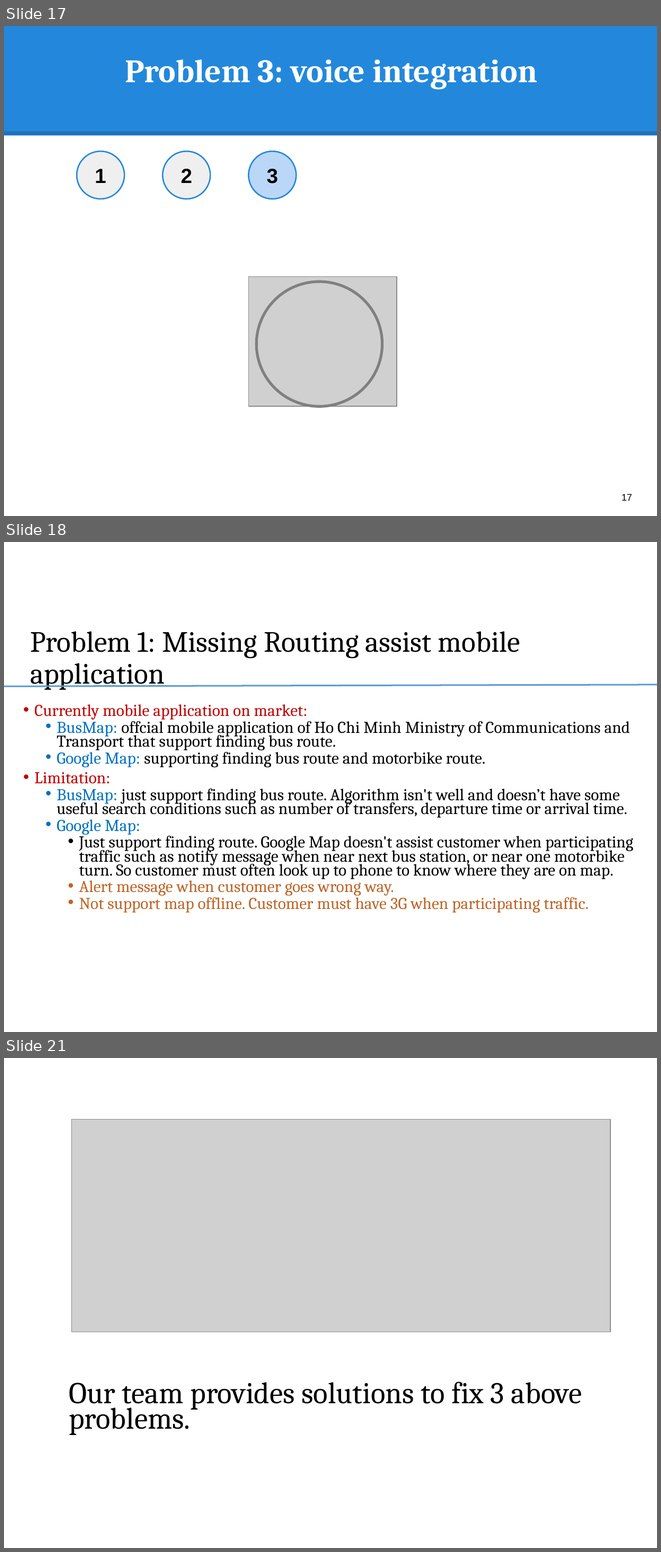
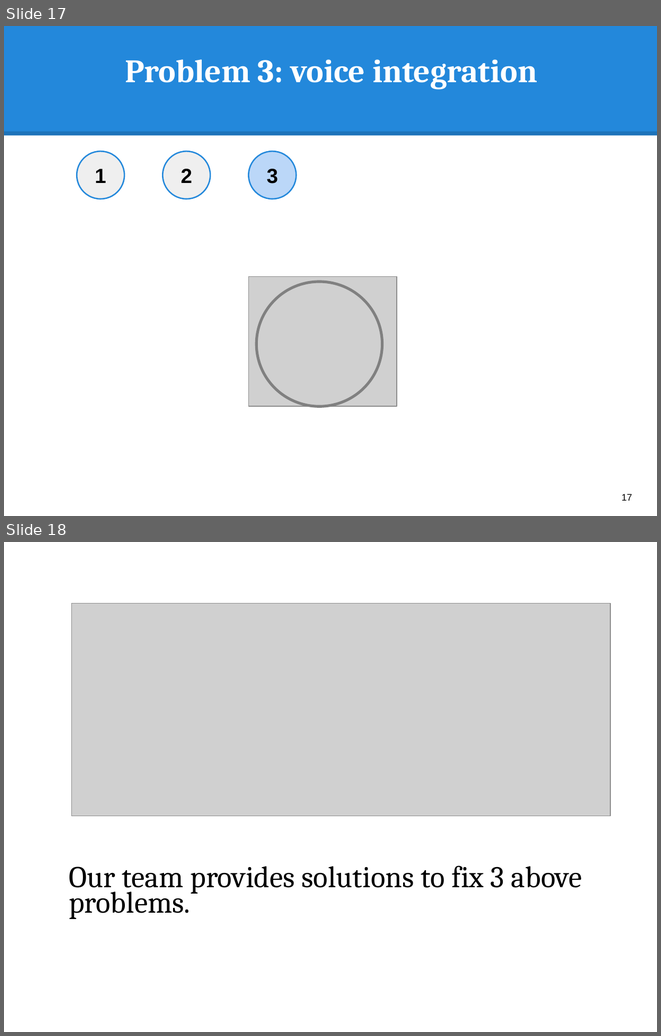
Before and after one commit to hqt/street-router, a slide deck: Document/presentation/full presentation.pptx. Shown one above the other, each under a label of ours: slides 17, 18 and 21 before the commit, slides 17 and 18 after it; the slides between them are not shown. The pictures are 661x1552 and 661x1036 pixels, drawn with LibreOffice and Linux fonts; fonts in the diff are those of the drawing; grey boxes stand for pictures. Boxes give left, top, right and bottom in pixels: in the first picture for what was removed or moved away, otherwise in the second. Text is boxed around its words. In the diff, an @@ line names an element or a change of style, - is before the commit and + after.

Commit message:
slide

```diff
--- a/Document/presentation/full presentation.pptx
+++ b/Document/presentation/full presentation.pptx
@@ slide 18 removed at (4,542,657,1032), background #FFFFFF @@
@@ title removed at (30,631,520,690) @@
-Problem 1: Missing Routing assist mobile application
@@ line removed from (4, 686) to (657, 685) @@
@@ text removed at (34,704,633,912) @@
-• Currently mobile application on market:
-  • BusMap: offcial mobile application of Ho Chi Minh Ministry of Communications and Transport that support finding bus route.
-  • Google Map: supporting finding bus route and motorbike route.
-• Limitation:
-  • BusMap: just support finding bus route. Algorithm isn't well and doesn’t have some useful search conditions such as number of transfers, departure time or arrival time.
-  • Google Map:
-    • Just support finding route. Google Map doesn't assist customer when participating traffic such as notify message when near next bus station, or near one motorbike turn. So customer must often look up to phone to know where they are on map.
-    • Alert message when customer goes wrong way.
-    • Not support map offline. Customer must have 3G when participating traffic.
@@ what was slide 21 is now slide 18 @@
```
Also in this commit, not shown: 125 slides added, 6 other slides removed, 4 other files.
